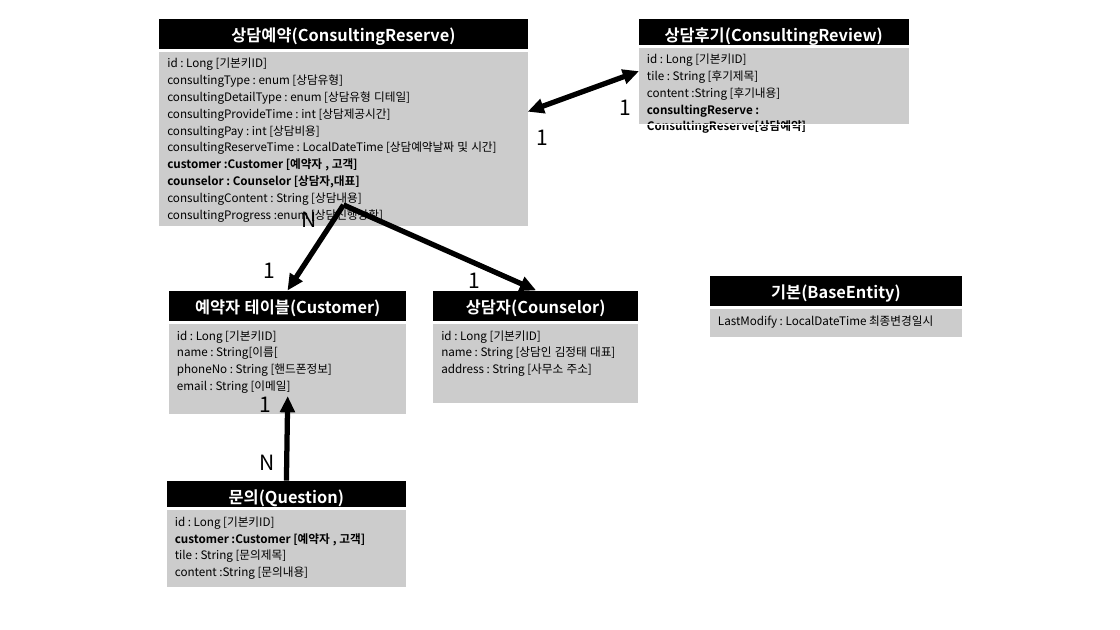
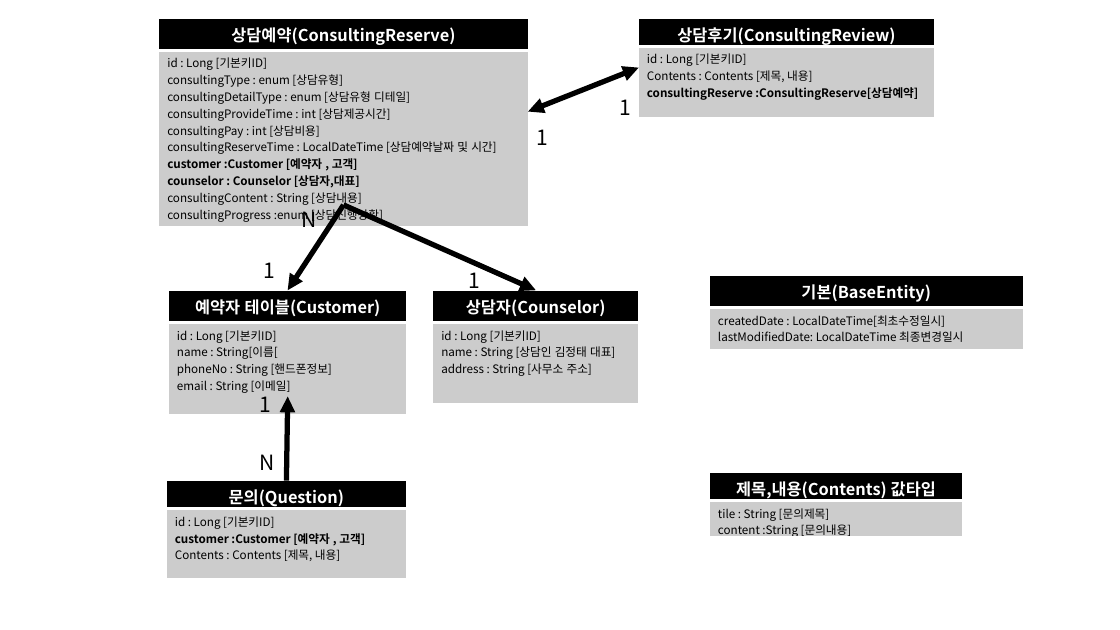
Before and after one commit to ggmanyar/MobooHouse_First, a slide deck: slide 1 of etc/DB_Info/테이블_설계_도식화.pptx. Drawn at 1120x630 pixels with LibreOffice and Linux fonts; fonts in the diff are those of the drawing. Boxes give left, top, right and bottom in pixels: in the first picture for what was removed or moved away, otherwise in the second. Text is boxed around its words. In the diff, an @@ line names an element or a change of style, - is before the commit and + after.

Commit message:
테이블 설계 변경

```diff
--- a/etc/DB_Info/테이블_설계_도식화.pptx
+++ b/etc/DB_Info/테이블_설계_도식화.pptx
@@ table at [639,18,934,118] @@
-row 2, column 1: id : Long [기본키ID] / tile : String [후기제목] / content :String [후기내용] / consultingReserve :ConsultingReserve[상담예약]
+row 2, column 1: id : Long [기본키ID] / Contents : Contents [제목, 내용] / consultingReserve :ConsultingReserve[상담예약]
@@ table: place and size @@
-table at [639,18,909,138]
+table at [639,18,934,118]
@@ double arrow moved from (528, 112) - (639, 71) to (528, 112) - (639, 68) @@
@@ table at [710,276,1023,346] @@
-row 2, column 1: LastModify : LocalDateTime 최종변경일시
+row 2, column 1: createdDate : LocalDateTime[최초수정일시] / lastModifiedDate: LocalDateTime 최종변경일시
@@ table: place and size @@
-table at [710,276,963,334]
+table at [710,276,1023,346]
@@ table added at [710,472,963,542], 2 rows, 1 columns @@
+제목,내용(Contents) 값타입
+tile : String [문의제목] / content :String [문의내용]
@@ table at [166,481,407,578] @@
-row 2, column 1: id : Long [기본키ID] / customer :Customer [예약자 , 고객] / tile : String [문의제목] / content :String [문의내용]
+row 2, column 1: id : Long [기본키ID] / customer :Customer [예약자 , 고객] / Contents : Contents [제목, 내용]
```
